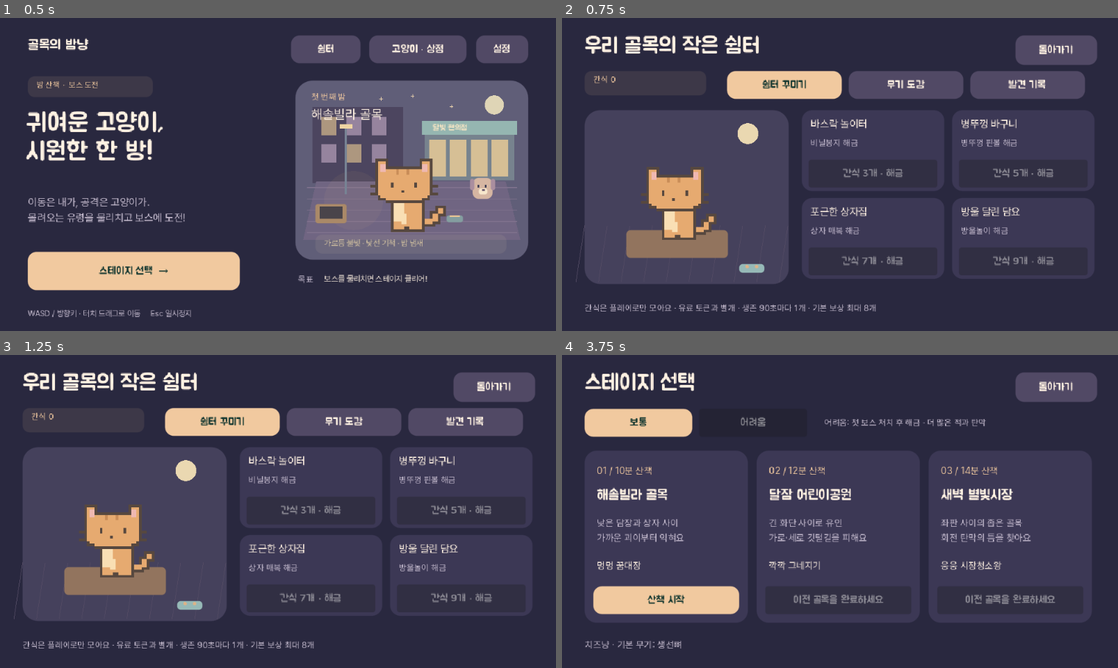
Above: before the commit, frames 1-4 (two rows, left to right).
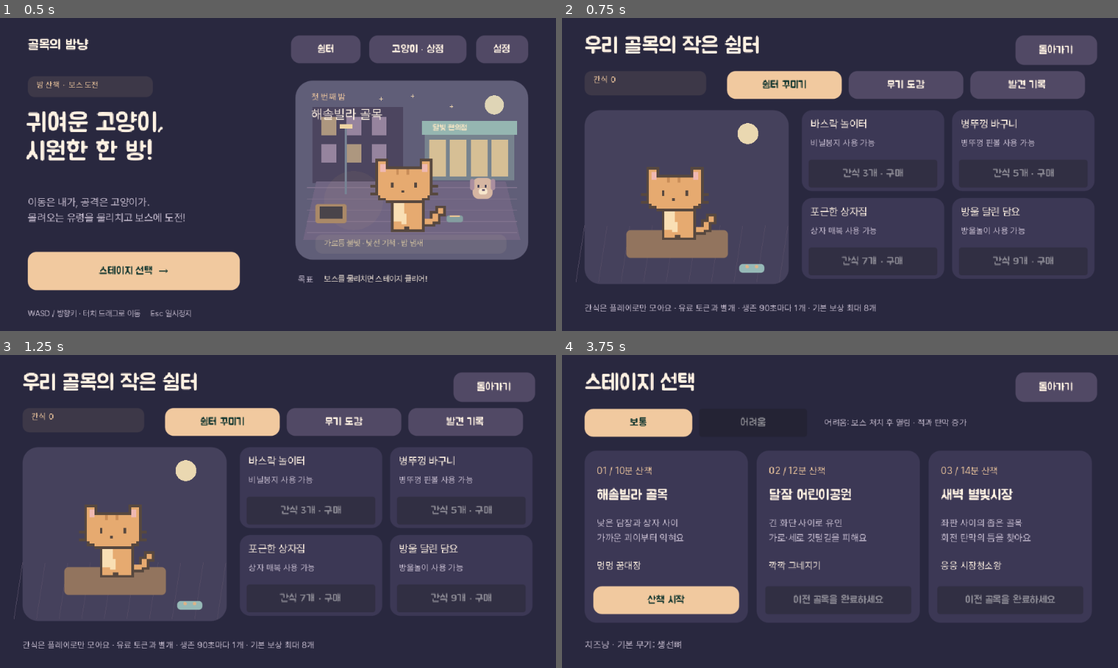
Above: after the commit, the same moments.

Repository: chlee1252/roguelike
Game: Godot game, scene res://app/game.tscn
The game is run twice, just before and just after one commit, with the same random seed, the same clock (stepped at 60 frames per second) and the same inputs. Sound files missing from this copy of the repository are replaced by a short silence.
Inputs:
- Up to frame 1 (0.5 s): no input
- Up to frame 2 (0.75 s): click "쉼터" at 0.5 s
- Up to frame 3 (1.25 s): no input
- Up to frame 4 (3.75 s): click "돌아가기" at 1.25 s; click "고양이 · 상점" at 2 s; click "돌아가기" at 2.75 s; click "스테이지 선택 →" at 3.5 s

Frame 1 is identical in both runs. In frame 2, 0.4% of the frame differs, in the area x 50-89%, y 38-80%; in frame 3, 0.4%; in frame 4, 0.3%.

Commit message:
fix: use clear purchase wording and record physical iPhone validation

Diff:
--- a/game/night_progress.gd
+++ b/game/night_progress.gd
@@ -67,7 +67,7 @@
 		clues.append(stage)
 	settled.append(run_id)
 	if _save():
-		last_notice = "간식 +%d개 · 쉼터에서 새 무기를 해금해요" % reward
+		last_notice = "간식 +%d개 · 쉼터에서 새 무기를 얻을 수 있어요" % reward
 		return true
 	memories = old_memories
 	cleared.assign(old_cleared)
--- a/game/run.gd
+++ b/game/run.gd
@@ -694,7 +694,7 @@
 		_show_token_packs()
 	else:
 		_show_cosmetics()
-	var caption := "[테스트 상점] 가상 토큰만 사용하며 실제 결제·구매 내역과 분리됩니다." if shop.preview else "토큰으로 고양이와 배경을 해금해요 · 현금 결제 준비 중 · 기본 무기가 달라요"
+	var caption := "[테스트 상점] 가상 토큰만 사용하며 실제 결제·구매 내역과 분리됩니다." if shop.preview else "토큰으로 고양이와 배경을 구매해요 · 현금 결제 준비 중 · 기본 무기가 달라요"
 	_label(overlay, shop_notice if not shop_notice.is_empty() else caption, Vector2(26, 321), 10, GameSkin.MUTED)
 
 func _change_shop_tab(tab: int) -> void:
@@ -728,11 +728,11 @@
 		var selected := id == (collection.selected_theme if background else collection.selected)
 		_label(overlay, ("선택한 배경" if selected else "보유 중" if owned else "잠긴 배경") if background else "기본 무기: " + NightContent.SHORT[NightContent.CAT_STARTERS[id]], Vector2(x + 10, 241), 9, GameSkin.MUTED)
 		var price: int = CatCollection.THEME_PRICES[id] if background else CatCollection.PRICES[id]
-		var button := _button(overlay, "선택됨" if selected else "선택하기" if owned else "%d 토큰 · 해금" % price, Rect2(x + 10, 268, 118, 27), _cat_action.bind(id, background), selected)
+		var button := _button(overlay, "선택됨" if selected else "선택하기" if owned else "%d 토큰 · 구매" % price, Rect2(x + 10, 268, 118, 27), _cat_action.bind(id, background), selected)
 		button.disabled = selected or shop.busy
 
 func _show_token_packs() -> void:
-	_label(overlay, "토큰으로 고양이와 배경을 해금해요", Vector2(28, 104), 17)
+	_label(overlay, "토큰으로 고양이와 배경을 구매해요", Vector2(28, 104), 17)
 	for index in 3:
 		var x := 26 + index * 198
 		_panel(overlay, Rect2(x, 142, 188, 135), GameSkin.SURFACE, 14)
@@ -769,7 +769,7 @@
 func _refresh_shop() -> void:
 	shop_notice = await shop.refresh()
 	if shop_notice.is_empty():
-		shop_notice = "보유 토큰과 해금 내역을 확인했어요."
+		shop_notice = "보유 토큰과 구매 내역을 확인했어요."
 	if state == "cats":
 		_show_cats()
 
@@ -788,7 +788,7 @@
 	for mode in 2:
 		var button := _button(overlay, ["보통", "어려움"][mode], Rect2(26 + mode * 132, 62, 124, 30), _set_difficulty.bind(mode), selected_difficulty == mode)
 		button.disabled = mode == 1 and progress.cleared.is_empty()
-	_label(overlay, "어려움: 첫 보스 처치 후 해금 · 더 많은 적과 탄막", Vector2(302, 71), 10, GameSkin.MUTED)
+	_label(overlay, "어려움: 보스 처치 후 열림 · 적과 탄막 증가", Vector2(302, 71), 10, GameSkin.MUTED)
 	for index in 3:
 		var x := 26 + index * 198
 		_panel(overlay, Rect2(x, 110, 188, 198), GameSkin.SURFACE, 14)
@@ -830,9 +830,9 @@
 			var at := Vector2(276 + (index % 2) * 173, 106 + int(index / 2) * 101)
 			_panel(overlay, Rect2(at, Vector2(164, 93)), GameSkin.SURFACE, 12)
 			_label(overlay, NightContent.FURNITURE[index], at + Vector2(10, 8), 12)
-			_label(overlay, NightContent.WEAPONS[index + 4] + " 해금", at + Vector2(10, 31), 10, GameSkin.MUTED)
+			_label(overlay, NightContent.WEAPONS[index + 4] + " 사용 가능", at + Vector2(10, 31), 10, GameSkin.MUTED)
 			var owned := progress.furniture.has(index)
-			var button := _button(overlay, "쉼터에 있어요" if owned else "간식 %d개 · 해금" % NightContent.FURNITURE_COST[index], Rect2(at + Vector2(8, 57), Vector2(148, 28)), _furnish.bind(index))
+			var button := _button(overlay, "쉼터에 있어요" if owned else "간식 %d개 · 구매" % NightContent.FURNITURE_COST[index], Rect2(at + Vector2(8, 57), Vector2(148, 28)), _furnish.bind(index))
 			button.disabled = owned or progress.memories < NightContent.FURNITURE_COST[index]
 	elif shelter_tab == 1:
 		for index in 8:
@@ -841,7 +841,7 @@
 			_label(overlay, NightContent.SHORT[index], at + Vector2(10, 7), 14)
 			_label(overlay, ["관통", "경로", "연쇄", "공포", "이동 미끼", "벽 반사", "멈춤·기습", "끌어모으기"][index], at + Vector2(10, 33), 10, GameSkin.MUTED)
 			var owned := progress.available_weapons().has(index)
-			_label(overlay, "레벨 업 때 획득 가능" if owned else "쉼터 꾸미기로 해금", at + Vector2(10, 65), 10, GameSkin.MINT if owned else GameSkin.MUTED)
+			_label(overlay, "레벨 업 때 획득 가능" if owned else "쉼터 꾸미기로 사용 가능", at + Vector2(10, 65), 10, GameSkin.MINT if owned else GameSkin.MUTED)
 	else:
 		for index in 3:
 			var y := 112 + index * 64
Not shown, changed: README.md
Not shown, changed: docs/game-validation.md
Not shown, changed: docs/gameplay.md
Not shown, changed: docs/night-campaign.md
Not shown, changed: docs/token-shop.md
